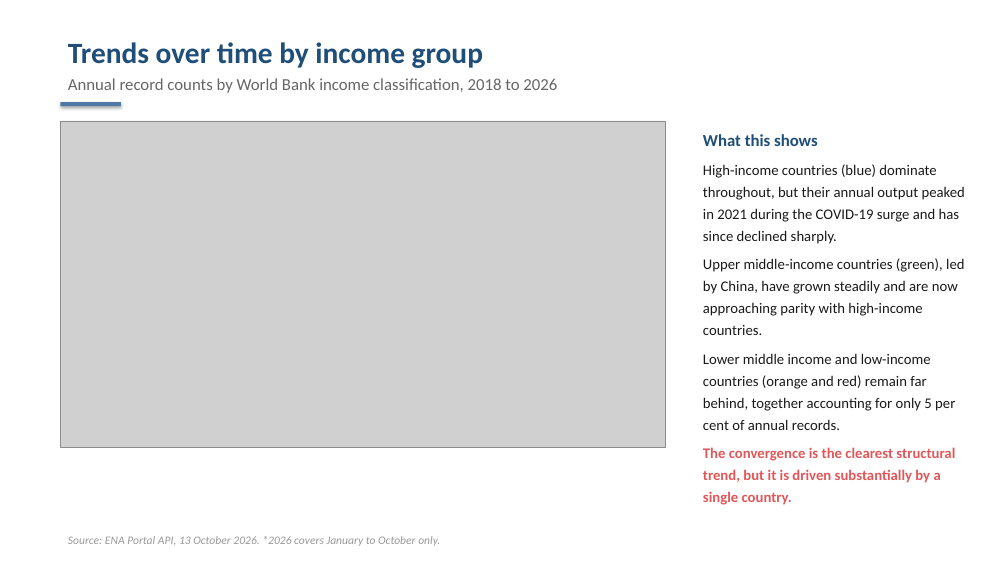
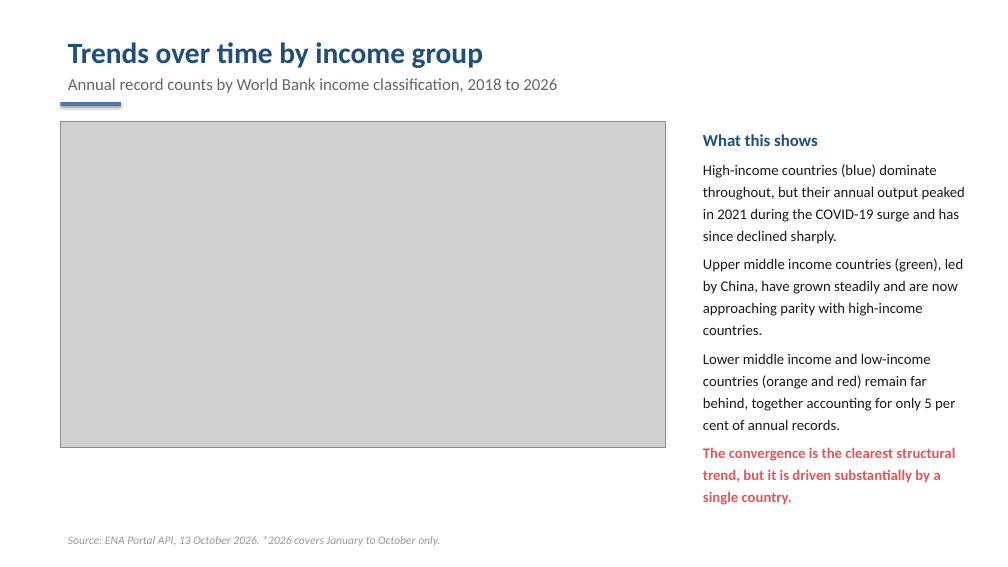
Before and after one commit to j-kind/insdc-provenance-cali-fund, a slide deck: slide 13 of pipeline/output/DRAFT_global_sequence_accessions.pptx (slide 11 before the commit). Drawn at 1008x567 pixels with LibreOffice and Linux fonts; fonts in the diff are those of the drawing; grey boxes stand for pictures. Boxes give left, top, right and bottom in pixels: in the first picture for what was removed or moved away, otherwise in the second. Text is boxed around its words. In the diff, an @@ line names an element or a change of style, - is before the commit and + after.

```diff
--- a/pipeline/output/DRAFT_global_sequence_accessions.pptx
+++ b/pipeline/output/DRAFT_global_sequence_accessions.pptx
@@ text at <box>703,258,963,335</box>: text changed @@
-Upper middle-income countries (green), led by China, have grown steadily and are now approaching parity with high-income countries.
+Upper middle income countries (green), led by China, have grown steadily and are now approaching parity with high-income countries.
```
Also in this commit, not shown: 9 other slides changed, 3 slides added, 1 slide removed, 1 other file.
